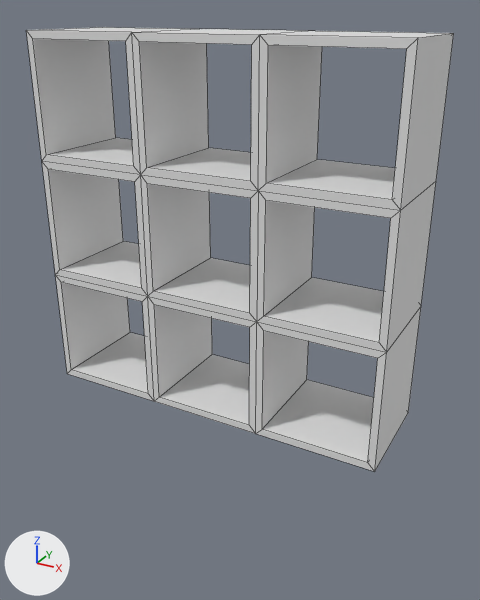
The FBX model Assets/Src/Models/P_Chambre/Bibliothèque.fbx: old version first, new version second.
Camera for both pictures: a 50 mm camera at (2.94, -5.1, 3.61) aimed at (0.14, -0.03, 1.07). Lighting does not change. The marker at lower left points along +X, +Y and +Z. Mesh edges are drawn as thin lines. Where no turn or scale is listed for an object, it has been applied to the vertices.

In view in the first picture: 'Bibliothèque'.
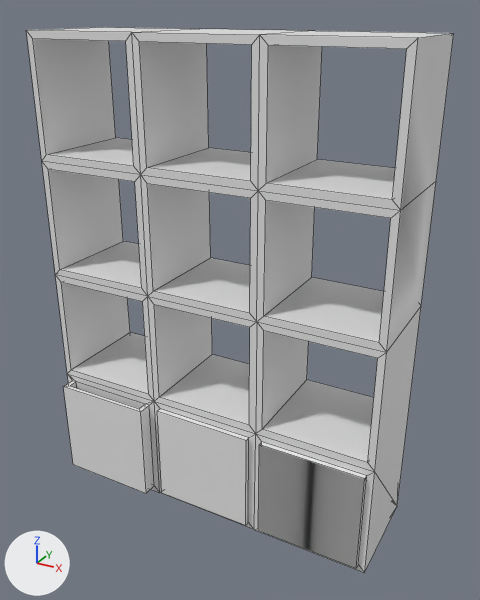
The newer file is also turned or shifted as a whole; pictures and numbers use the older file's frame.

Changed parts and their boxes [x1, y1, x2, y2] in the pictures (480 x 600 px):
'Bibliothèque', reshaped (23% taller)
    before: [26, 27, 454, 471]
    after: [26, 27, 454, 573]
part 1 of me_cube_058, built on
    before: [375, 307, 421, 470]
    after: [64, 307, 421, 573]

The change in detail:
me_cube_058 is used by ob_bibliothèque; location (0.0, 0.0, 0.0).
me_cube_058 had 104 vertices, 120 faces and spanned x -1.72..1.72, y -0.51..0.51, z 0.0..3.43.
me_cube_058 now has 140 vertices, 169 faces and spans x -1.72..1.72, y -0.65..0.51, z -1.15..3.43.
Part 1, on me_cube_058:
4 vertices are removed from x -1.72..1.72, y 0.51, z 0.0.
14 faces are deleted.
35 vertices are added at x -1.72..1.72, y -0.65..0.51, z -1.15..-0.07.
5 new vertices lie (-1.01, 0.0, 0.0) away from vertices in x -0.64..1.65, y -0.56..-0.51, z -1.08..-0.07.
60 new faces join them.
